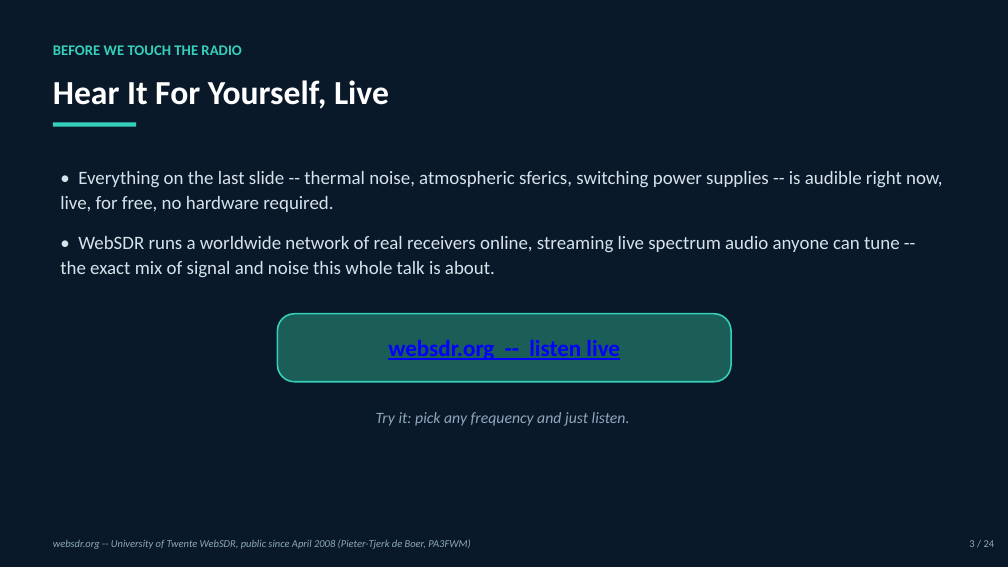
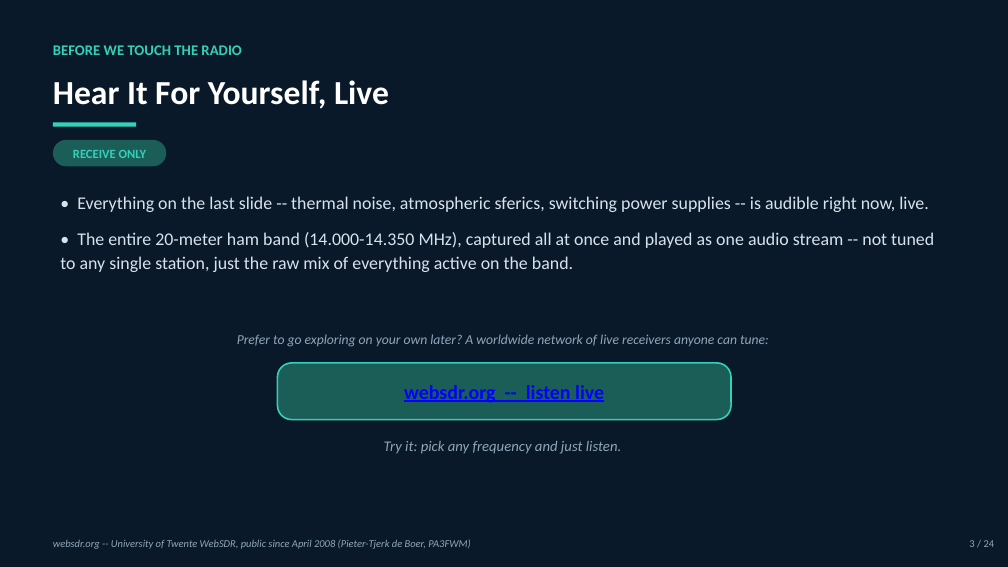
Before and after one commit to W5TSU/SDR-Demo, a slide deck: slide 4 of slides/SDR_Demo.pptx. Drawn at 1008x567 pixels with LibreOffice and Linux fonts; fonts in the diff are those of the drawing. Boxes give left, top, right and bottom in pixels: in the first picture for what was removed or moved away, otherwise in the second. Text is boxed around its words. In the diff, an @@ line names an element or a change of style, - is before the commit and + after.

```diff
--- a/slides/SDR_Demo.pptx
+++ b/slides/SDR_Demo.pptx
@@ rounded rectangle added at bbox=[53, 140, 166, 166], fill #1B5E58, 12 pt, text #35D0BA, bold @@
+RECEIVE ONLY
@@ text at bbox=[60, 196, 934, 272]: text changed; size 18 to 17 pt @@
-• Everything on the last slide -- thermal noise, atmospheric sferics, switching power supplies -- is audible right now, live, for free, no hardware required.
-• WebSDR runs a worldwide network of real receivers online, streaming live spectrum audio anyone can tune -- the exact mix of signal and noise this whole talk is about.
+• Everything on the last slide -- thermal noise, atmospheric sferics, switching power supplies -- is audible right now, live.
+• The entire 20-meter ham band (14.000-14.350 MHz), captured all at once and played as one audio stream -- not tuned to any single station, just the raw mix of everything active on the band.
@@ text added at bbox=[237, 334, 769, 347], 13 pt, text #8EA7BA, italic @@
+Prefer to go exploring on your own later? A worldwide network of live receivers anyone can tune:
@@ rounded rectangle "websdr.org -- listen live": place and size @@
-rounded rectangle "websdr.org -- listen live" at bbox=[278, 314, 731, 382]
+rounded rectangle "websdr.org -- listen live" at bbox=[278, 363, 731, 420]
@@ rounded rectangle "websdr.org -- listen live" at bbox=[278, 363, 731, 420]: size 22 to 19 pt @@
@@ text "Try it: pick any frequency ...": place and size @@
-text "Try it: pick any frequency ..." at bbox=[376, 412, 630, 426]
+text "Try it: pick any frequency ..." at bbox=[384, 441, 621, 454]
@@ text "Try it: pick any frequency ..." at bbox=[384, 441, 621, 454]: size 15 to 14 pt @@
```
Also in this commit, not shown: 5 other files.
